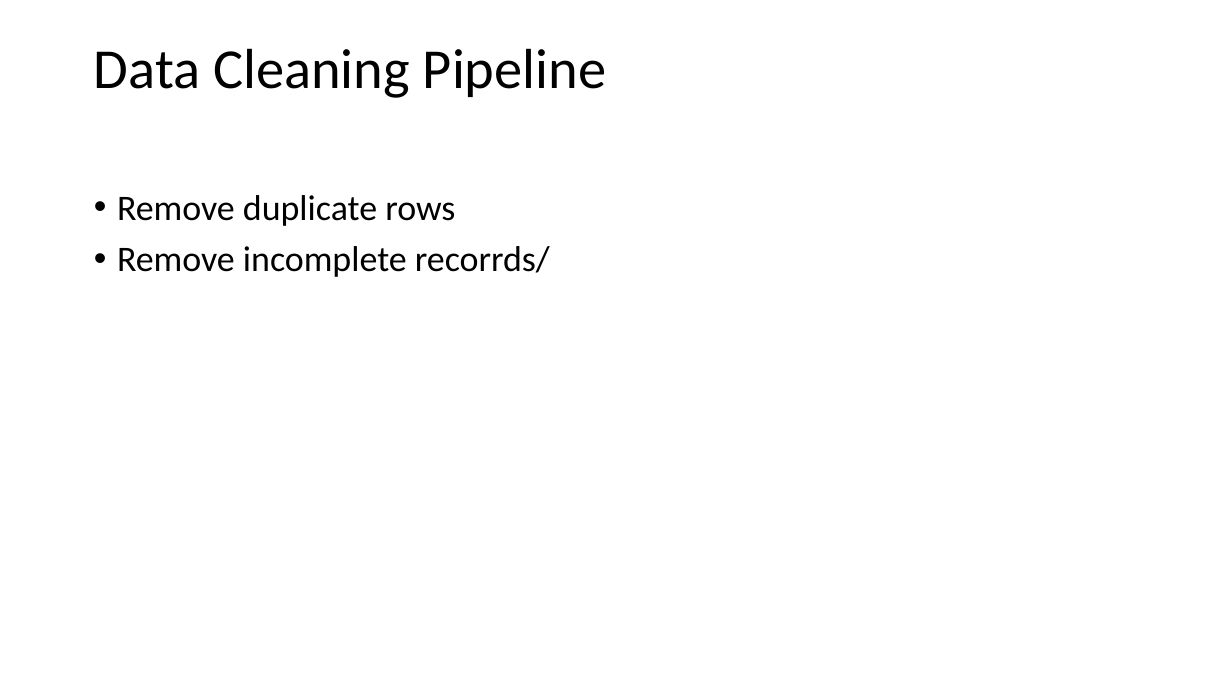
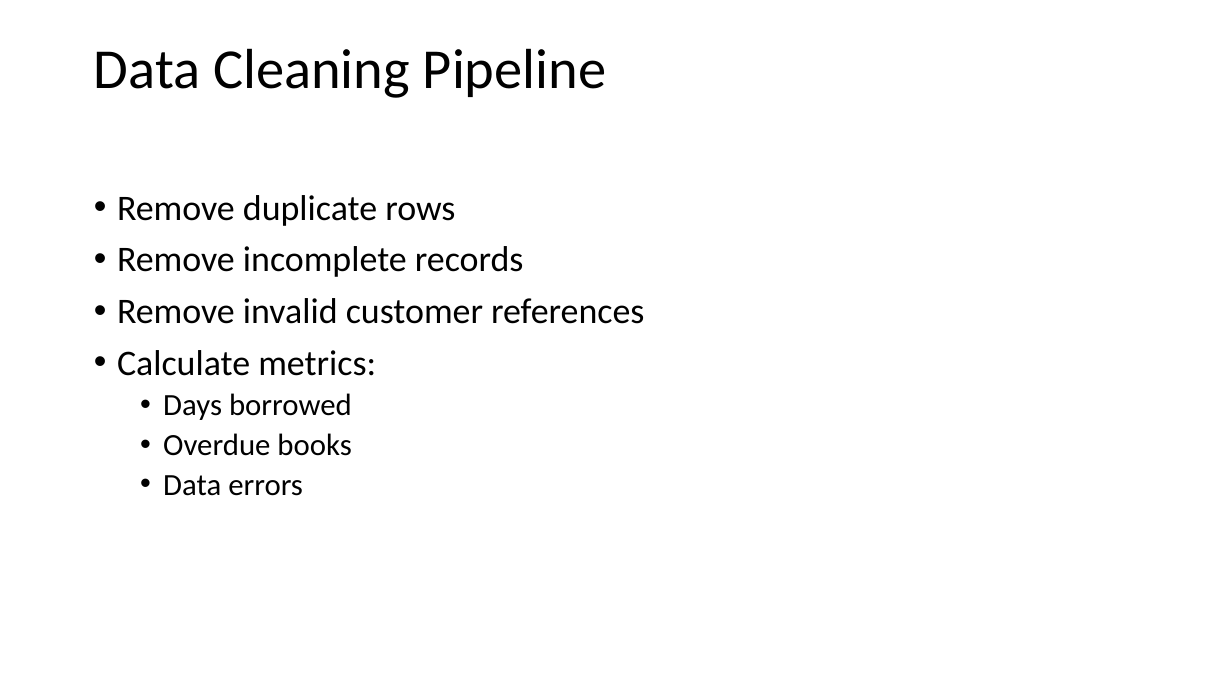
Before and after one commit to neildawson25-bot/2026-05-05-Module5, a slide deck: slide 6 of Day 3/docker_library/Library Data Cleaning Automation.pptx. Drawn at 1232x693 pixels with LibreOffice and Linux fonts; fonts in the diff are those of the drawing. Boxes give left, top, right and bottom in pixels: in the first picture for what was removed or moved away, otherwise in the second. Text is boxed around its words. In the diff, an @@ line names an element or a change of style, - is before the commit and + after.

```diff
--- a/Day 3/docker_library/Library Data Cleaning Automation.pptx
+++ b/Day 3/docker_library/Library Data Cleaning Automation.pptx
@@ text at [117,246,644,496]: text changed @@
-• Remove incomplete recorrds/
+• Remove incomplete records
+• Remove invalid customer references
+• Calculate metrics:
+  • Days borrowed
+  • Overdue books
+  • Data errors
```
Also in this commit, not shown: 2 other slides changed, 2 slides added, 3 slides removed, 1 other file.
